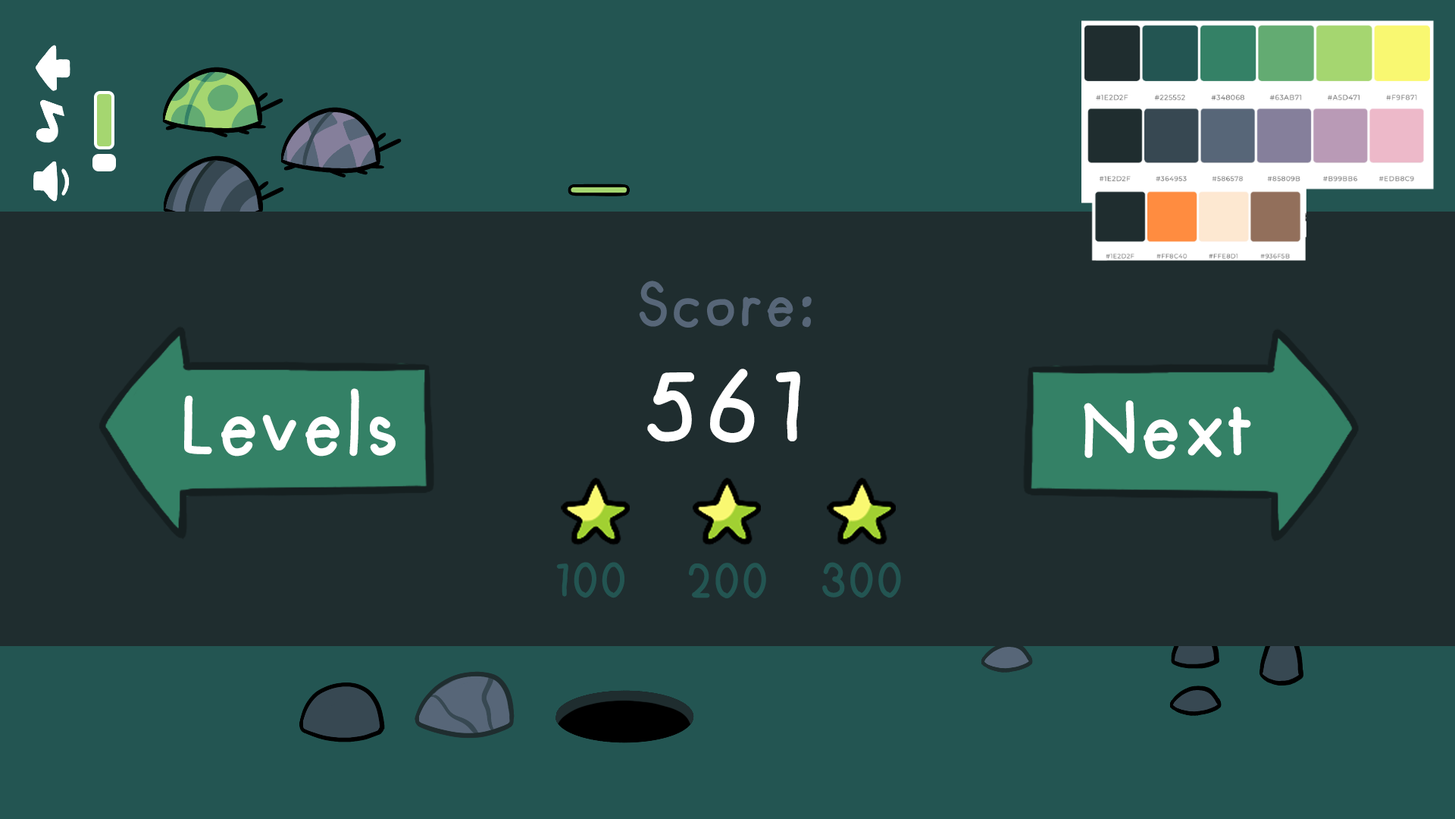
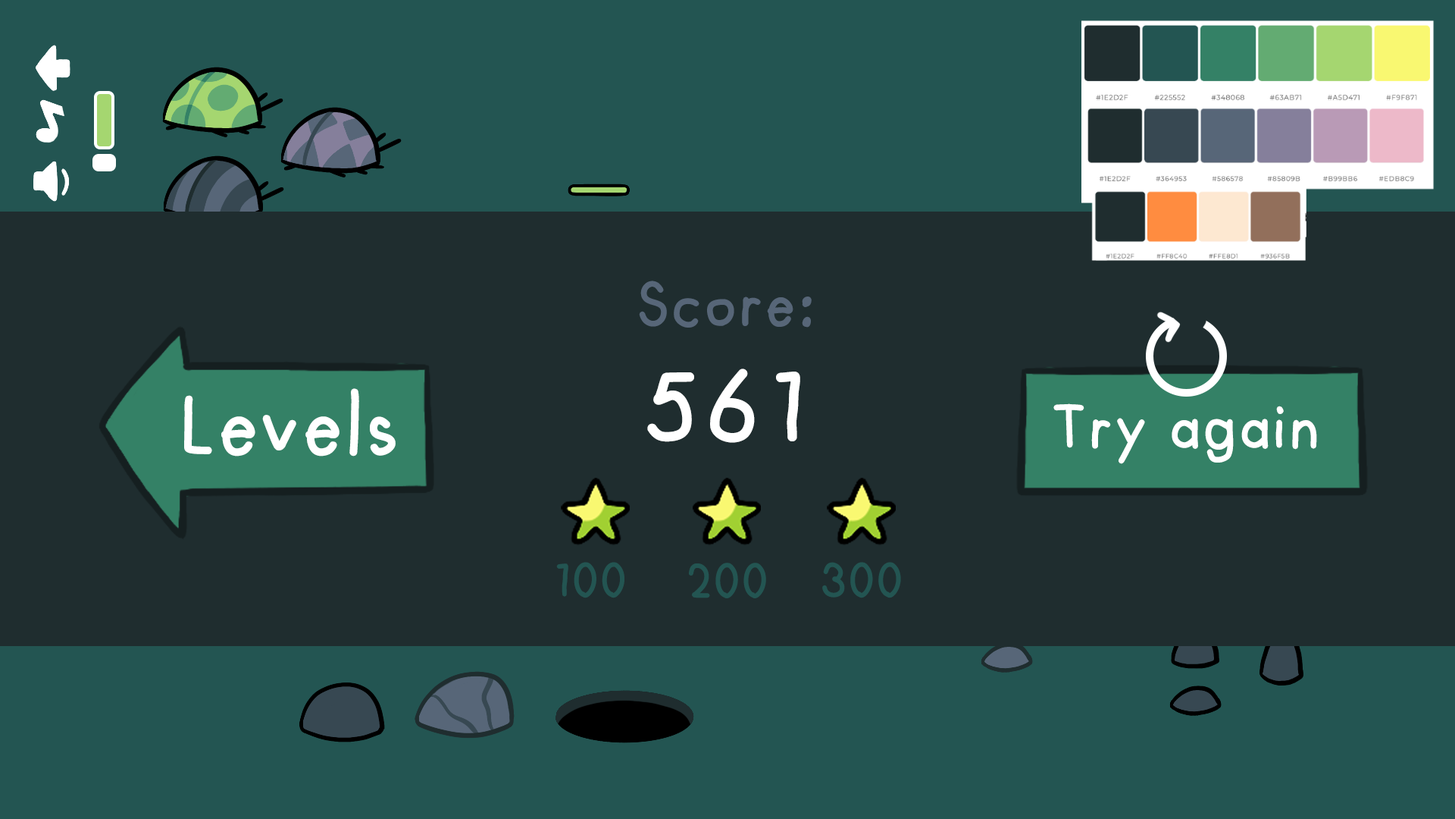
The second 1455px x 819px image is a revision of the first. Changes to its layers:
renamed "Next" to "Try again", painted on it over [1053, 400, 1318, 464]
removed layer "Ebene 166" from group "arrowButton" over [1023, 328, 1360, 542]
removed layer "Ebene 167" from group "arrowButton" over [1027, 336, 1356, 535]
added layer "Ellipse 1" in group "tryAgainButton" over [1146, 310, 1228, 397]
added layer "Ebene 172" in group "tryAgainButton" over [1016, 363, 1369, 497]
